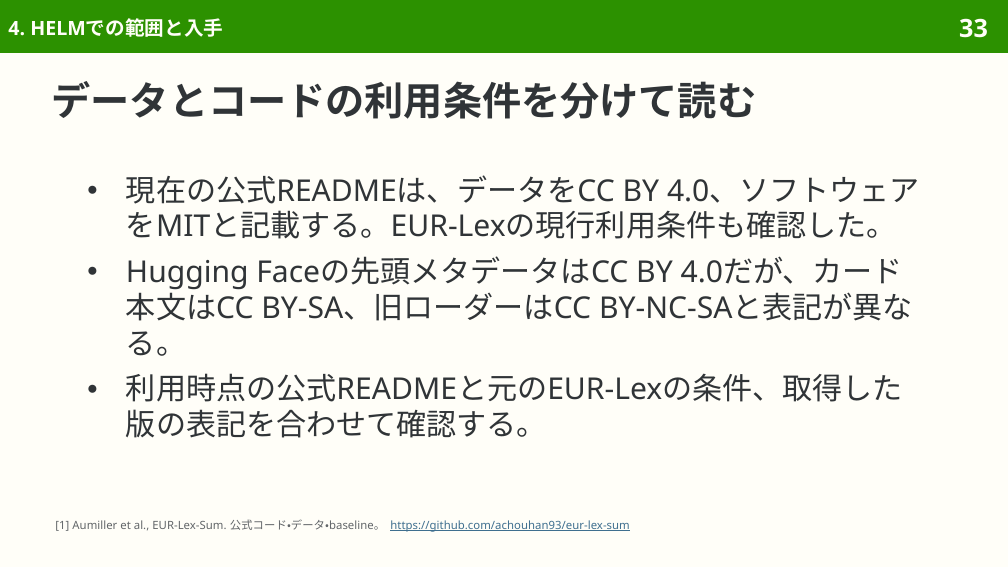
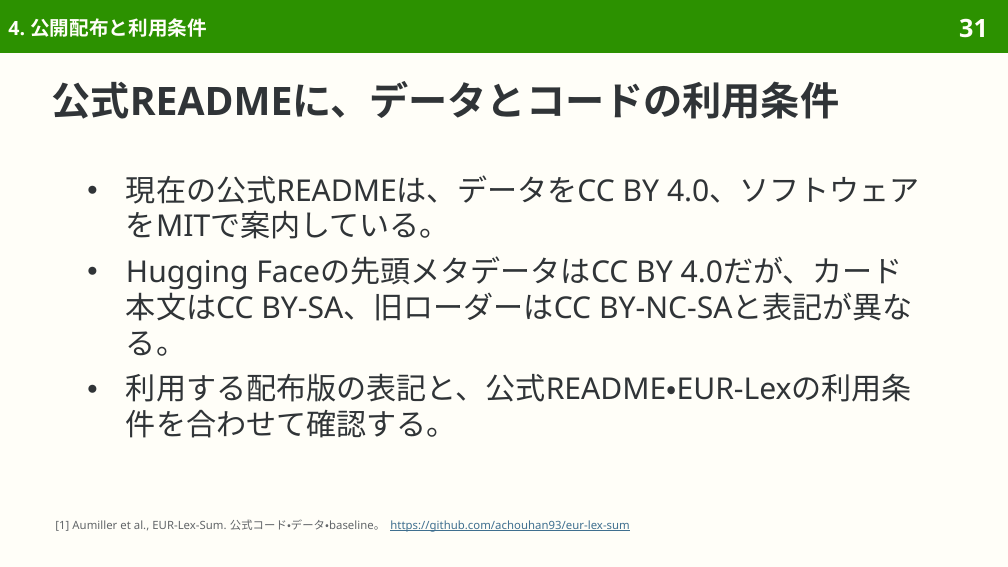
Before and after one commit to sasakiy84/datasets-in-10-minutes, a slide deck: slide 31 of slides/datasets-in-10-minutes-eurlexsum.pptx (slide 33 before the commit). Drawn at 1008x567 pixels with LibreOffice and Linux fonts; fonts in the diff are those of the drawing. Boxes give left, top, right and bottom in pixels: in the first picture for what was removed or moved away, otherwise in the second. Text is boxed around its words. In the diff, an @@ line names an element or a change of style, - is before the commit and + after.

```diff
--- a/slides/datasets-in-10-minutes-eurlexsum.pptx
+++ b/slides/datasets-in-10-minutes-eurlexsum.pptx
@@ title at (x1=8, y1=18, x2=207, y2=37): text changed @@
-4. HELMでの範囲と入手
+4. 公開配布と利用条件
@@ page number at (x1=959, y1=18, x2=988, y2=38): text changed @@
-33
+31
@@ title at (x1=52, y1=81, x2=840, y2=119): text changed @@
-データとコードの利用条件を分けて読む
+公式READMEに、データとコードの利用条件
@@ text at (x1=126, y1=175, x2=920, y2=239): text changed @@
-● 現在の公式READMEは、データをCC BY 4.0、ソフトウェアをMITと記載する。EUR-Lexの現行利用条件も確認した。
+● 現在の公式READMEは、データをCC BY 4.0、ソフトウェアをMITで案内している。
@@ text at (x1=126, y1=373, x2=912, y2=438): text changed @@
-● 利用時点の公式READMEと元のEUR-Lexの条件、取得した版の表記を合わせて確認する。
+● 利用する配布版の表記と、公式README・EUR-Lexの利用条件を合わせて確認する。
```
Also in this commit, not shown: 44 other slides changed, 3 slides removed, 39 other files.
